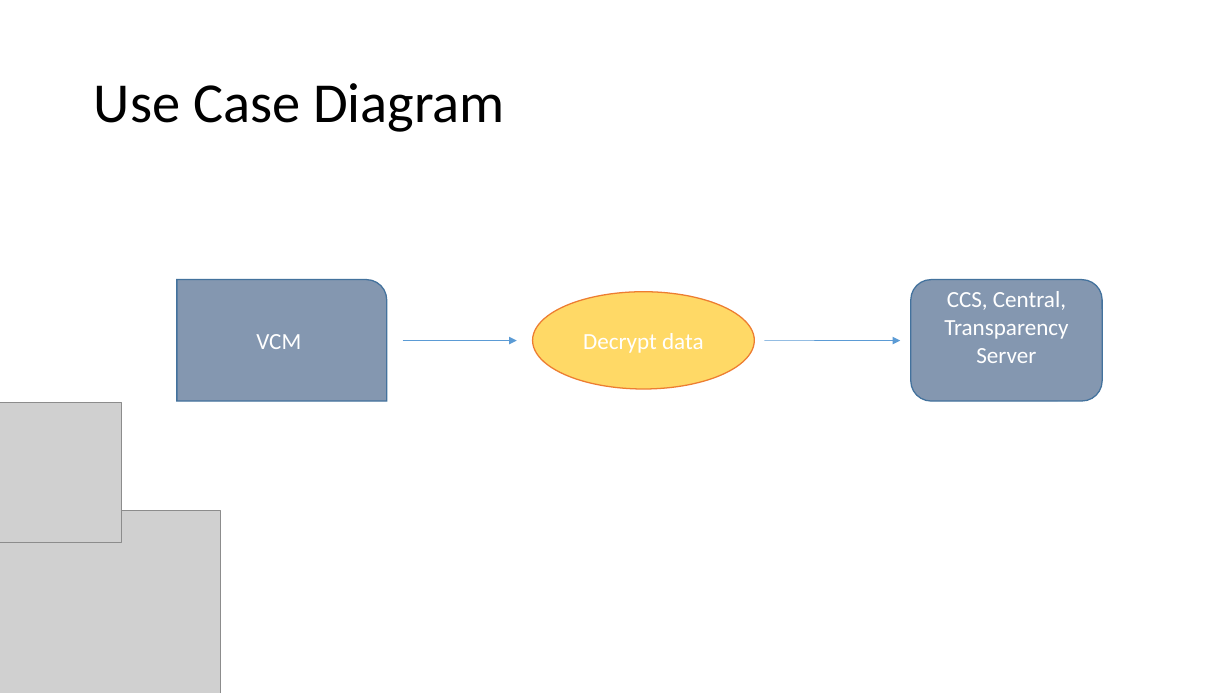
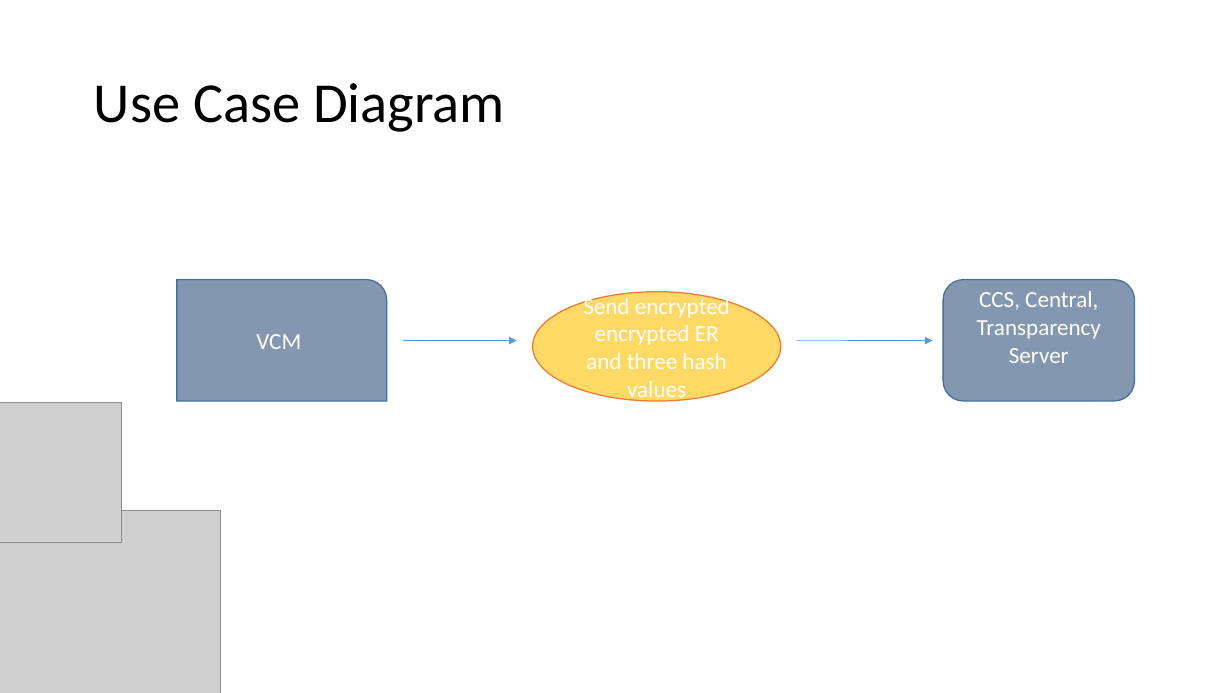
Before and after one commit to seans888/Project---Automate-Election, a slide deck: slide 17 of Documentation/Research Paper/AES diagrams.pptx (slide 14 before the commit). Drawn at 1232x693 pixels with LibreOffice and Linux fonts; fonts in the diff are those of the drawing; grey boxes stand for pictures. Boxes give left, top, right and bottom in pixels: in the first picture for what was removed or moved away, otherwise in the second. Text is boxed around its words. In the diff, an @@ line names an element or a change of style, - is before the commit and + after.

```diff
--- a/Documentation/Research Paper/AES diagrams.pptx
+++ b/Documentation/Research Paper/AES diagrams.pptx
@@ ellipse "Send encrypted encrypted ER and ..." resized from (x1=532, y1=292, x2=754, y2=389) to (x1=532, y1=292, x2=781, y2=401) @@
@@ text in ellipse at (x1=583, y1=294, x2=730, y2=403): text changed @@
-Decrypt data
+Send encrypted encrypted ER and three hash values
@@ rounded rectangle "CCS, Central, Transparency Server" moved from (x1=911, y1=280, x2=1103, y2=401) to (x1=944, y1=280, x2=1135, y2=401) @@
@@ arrow moved from (764, 340) - (900, 341) to (797, 340) - (933, 341) @@
```
Also in this commit, not shown: 18 other slides changed, 8 slides added, 2 slides removed.
